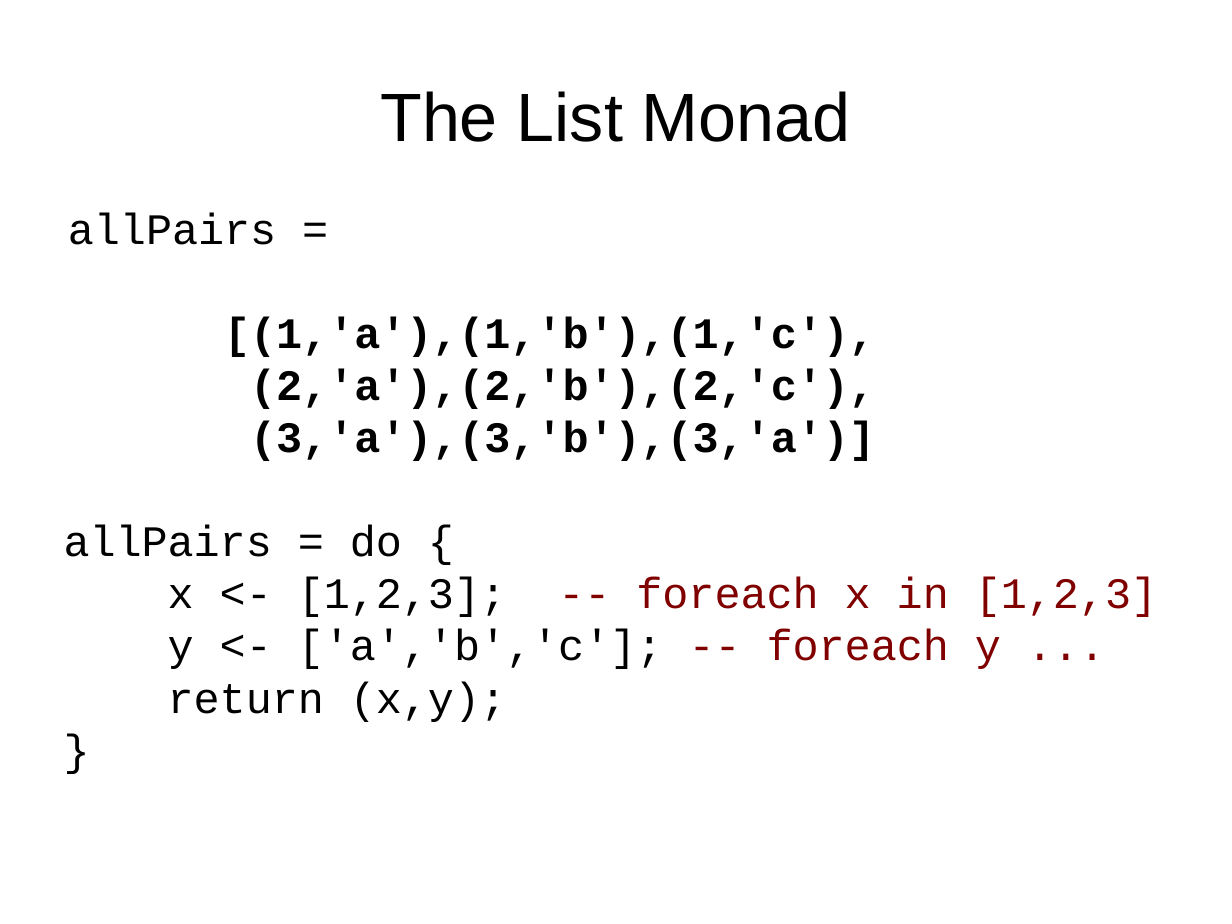
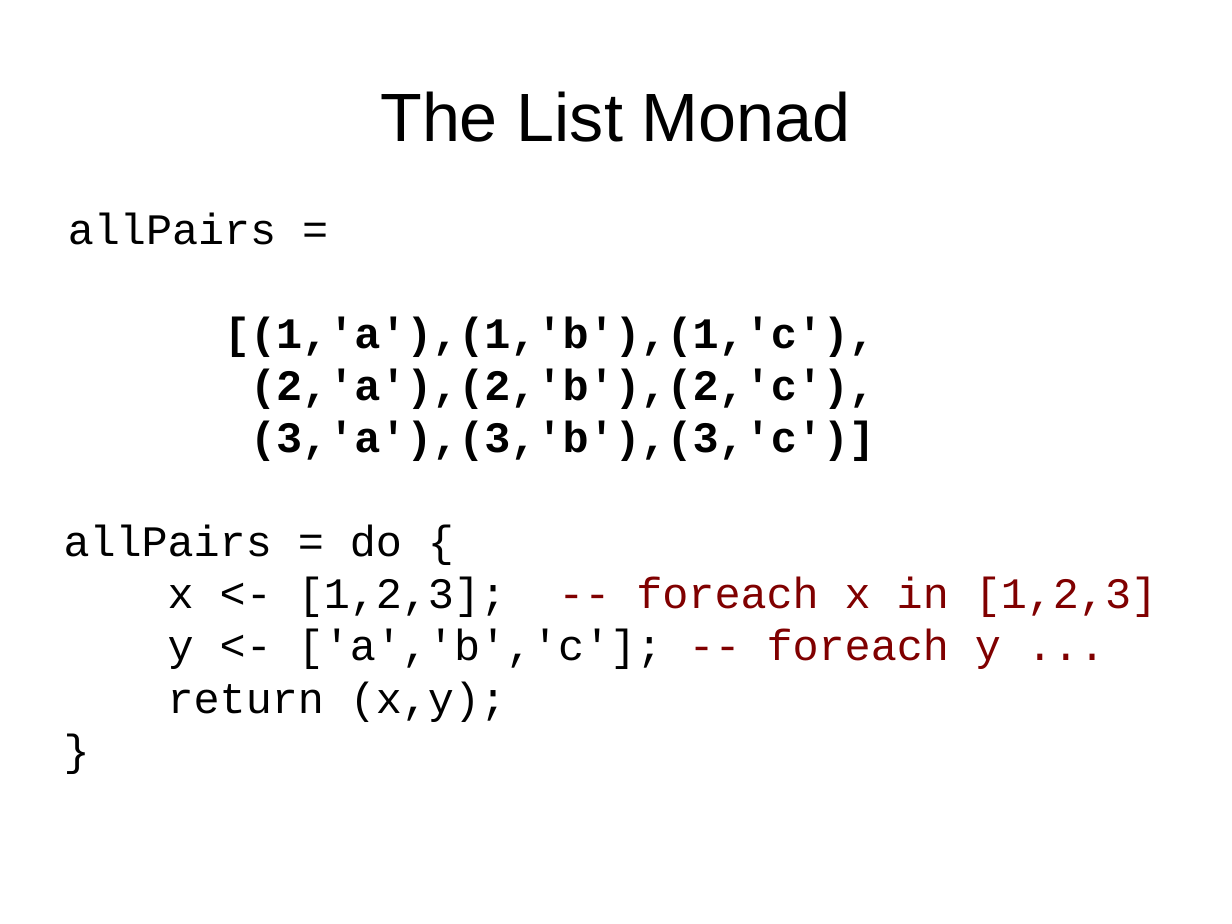
Before and after one commit to luqui/luqui-misc, a slide deck: slide 39 of work/present/monads/monads.odp. Drawn at 1232x924 pixels with LibreOffice and Linux fonts; fonts in the diff are those of the drawing. Boxes give left, top, right and bottom in pixels: in the first picture for what was removed or moved away, otherwise in the second. Text is boxed around its words. In the diff, an @@ line names an element or a change of style, - is before the commit and + after.

```diff
--- a/work/present/monads/monads.odp
+++ b/work/present/monads/monads.odp
@@ text at (250,421,875,461): text changed @@
-(3,'a'),(3,'b'),(3,'a')]
+(3,'a'),(3,'b'),(3,'c')]
```
Also in this commit, not shown: 2 other slides changed.
